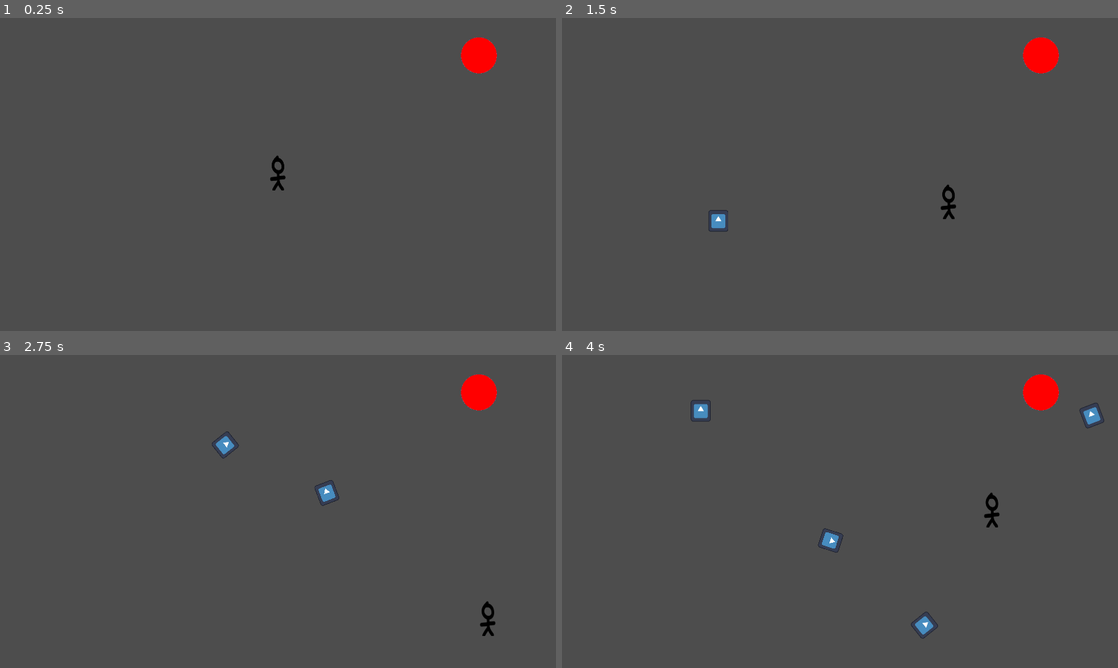
Above: before the commit, frames 1-4 (two rows, left to right).
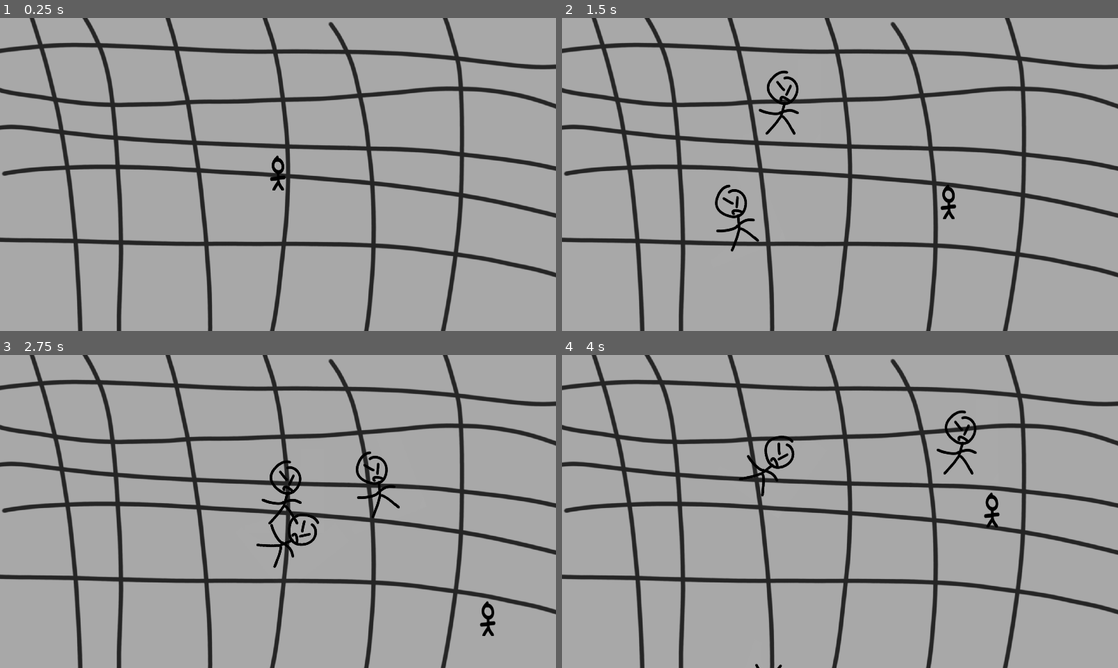
Above: after the commit, the same moments.

Repository: NotKirb5/traingame
Game: Godot game, scene res://mingames/dodgePeople.tscn
The game is run twice, just before and just after one commit, with the same random seed, the same clock (stepped at 60 frames per second) and the same inputs. This scene is started directly instead of the project's main scene. The engine's default icon, where the game draws it, is replaced by a stand-in: a white triangle on a blue panel in a dark square.
Inputs:
- Up to frame 1 (0.25 s): no input
- Up to frame 2 (1.5 s): tap Enter at 0.5 s; hold D (move_right) 0.53-1.28 s; tap E (punch) at 0.6 s; hold S (move_down) from 1.28 s (still down); tap Space (space_click) at 1.35 s
- Up to frame 3 (2.75 s): release S (move_down) at 2.03 s; hold D (move_right) from 2.03 s (still down); tap E (punch) at 2.1 s
- Up to frame 4 (4 s): release D (move_right) at 2.78 s; hold W (move_up) 2.78-3.53 s; tap Space (space_click) at 2.85 s; hold A (move_left) from 3.53 s (still down); tap E (punch) at 3.6 s

The runs differ from the first frame. In frame 1, 98% of the frame differs, in the area x 0-100%, y 0-100%; in frame 2, 98%; in frame 3, 98%; in frame 4, 98%.

Commit message:
sound added

Diff:
--- a/hud.gd
+++ b/hud.gd
@@ -11,6 +11,7 @@
 @onready var waitbar = $Reds
 @onready var instuct = $spaceintruct
 @onready var stationtimer = $stationtimer
+@onready var stopsound = preload("res://assets/sound/Bus_Halt.mp3")
 var dir = 1
 # Called when the node enters the scene tree for the first time.
 func _ready() -> void:
@@ -62,6 +63,7 @@
 	waittimer.start()
 	waitbar.show()
 	instuct.show()
+	sman.playsound(stopsound)
 	await waittimer.timeout
 	if gman.currentStation == gman.destinationStation:
 		gman.endgame('You Missed Your Stop.')
--- a/mingames/dodgePeople.tscn
+++ b/mingames/dodgePeople.tscn
@@ -1,8 +1,8 @@
-[gd_scene load_steps=9 format=3 uid="uid://csde0cpudw7js"]
+[gd_scene load_steps=8 format=3 uid="uid://csde0cpudw7js"]
 
+[ext_resource type="Texture2D" uid="uid://f23g3kah14q4" path="res://assets/peoplebg.png" id="1_k8m1v"]
 [ext_resource type="Script" uid="uid://dphihvjd4yumi" path="res://scripts/dodgePplMov.gd" id="1_uw3n4"]
 [ext_resource type="Texture2D" uid="uid://dui56fowalicm" path="res://assets/player.png" id="2_8hnlu"]
-[ext_resource type="Texture2D" uid="uid://lm1lwm0dw4o5" path="res://assets/red.png" id="4_8hnlu"]
 [ext_resource type="Script" uid="uid://de3ipyer6kxfr" path="res://scripts/enemySpawner.gd" id="4_k8m1v"]
 [ext_resource type="PackedScene" uid="uid://cbdu8x17ihxvv" path="res://scripts/dodgeEnemy.tscn" id="5_0nat8"]
 
@@ -10,13 +10,14 @@
 radius = 4.1262126
 height = 24.774775
 
-[sub_resource type="CircleShape2D" id="CircleShape2D_uw3n4"]
-radius = 56.0357
-
 [sub_resource type="RectangleShape2D" id="RectangleShape2D_c42xf"]
 size = Vector2(1508, 847)
 
 [node name="DodgePeople" type="Node2D"]
+
+[node name="Peoplebg" type="Sprite2D" parent="."]
+self_modulate = Color(1, 1, 1, 0.5137255)
+texture = ExtResource("1_k8m1v")
 
 [node name="player" type="CharacterBody2D" parent="."]
 scale = Vector2(4.120001, 4.4399996)
@@ -32,17 +33,6 @@
 
 [node name="Camera2D" type="Camera2D" parent="."]
 
-[node name="StaticBody2D" type="StaticBody2D" parent="." groups=["end"]]
-
-[node name="CollisionShape2D" type="CollisionShape2D" parent="StaticBody2D" groups=["end"]]
-position = Vector2(694, -411)
-shape = SubResource("CircleShape2D_uw3n4")
-
-[node name="Sprite2D" type="Sprite2D" parent="StaticBody2D"]
-position = Vector2(694, -411)
-scale = Vector2(0.248, 0.248)
-texture = ExtResource("4_8hnlu")
-
 [node name="Area2D" type="Area2D" parent="."]
 position = Vector2(-132, -163)
 script = ExtResource("4_k8m1v")
--- a/project.godot
+++ b/project.godot
@@ -11,13 +11,14 @@
 [application]
 
 config/name="traingame"
-run/main_scene="uid://bowgmlbfep072"
+run/main_scene="uid://dh7phuab2lhxn"
 config/features=PackedStringArray("4.5", "GL Compatibility")
 config/icon="res://icon.svg"
 
 [autoload]
 
 gman="*res://gameManager.gd"
+sman="*res://soundManager.gd"
 
 [display]
 
--- a/scripts/dodgeEnemy.tscn
+++ b/scripts/dodgeEnemy.tscn
@@ -1,7 +1,7 @@
 [gd_scene load_steps=4 format=3 uid="uid://cbdu8x17ihxvv"]
 
 [ext_resource type="Script" uid="uid://s8mnadv2a3lr" path="res://scripts/enemyMov.gd" id="1_lid2c"]
-[ext_resource type="Texture2D" uid="uid://ci5ef1cau4niu" path="res://icon.svg" id="1_oat5k"]
+[ext_resource type="Texture2D" uid="uid://bilx177bmyg4s" path="res://assets/people.png" id="2_lid2c"]
 
 [sub_resource type="CircleShape2D" id="CircleShape2D_lid2c"]
 radius = 9.005969
@@ -21,4 +21,4 @@
 [node name="Sprite2D" type="Sprite2D" parent="enemy"]
 position = Vector2(3.8146973e-06, -2.3841858e-06)
 scale = Vector2(0.13084039, 0.13084039)
-texture = ExtResource("1_oat5k")
+texture = ExtResource("2_lid2c")
--- a/scripts/enemySpawner.gd
+++ b/scripts/enemySpawner.gd
@@ -2,8 +2,8 @@
 
 @export var enemy_scene: PackedScene			# drag Enemy.tscn here
 @export var autostart: bool = true
-@export var spawn_interval: float = 1.0
-@export var max_alive: int = 10
+@export var spawn_interval: float = 0.7
+@export var max_alive: int = 999999
 
 @export var player_path: NodePath				# drag your Player node here
 @export var avoid_distance: float = 80.0		# minimum distance from player
@@ -34,6 +34,7 @@
 func _on_player_died():
 	print("Spawner: Player died, stopping all spawns!")
 	stop()
+	gman.endgame('You got slimed fool')
 
 func _on_timeout():
 	if _alive >= max_alive:
--- /dev/null
+++ b/soundManager.gd
@@ -0,0 +1,11 @@
+extends Node
+
+
+
+func playsound(sound):
+	var inst = AudioStreamPlayer.new()
+	inst.stream = sound
+	add_child(inst)
+	inst.play()
+	await inst.finished
+	inst.queue_free()
Binary file added: assets/people.png
Not shown, added: assets/people.png.import
Binary file added: assets/peoplebg.png
Not shown, added: assets/peoplebg.png.import
Not shown, added: soundManager.gd.uid
